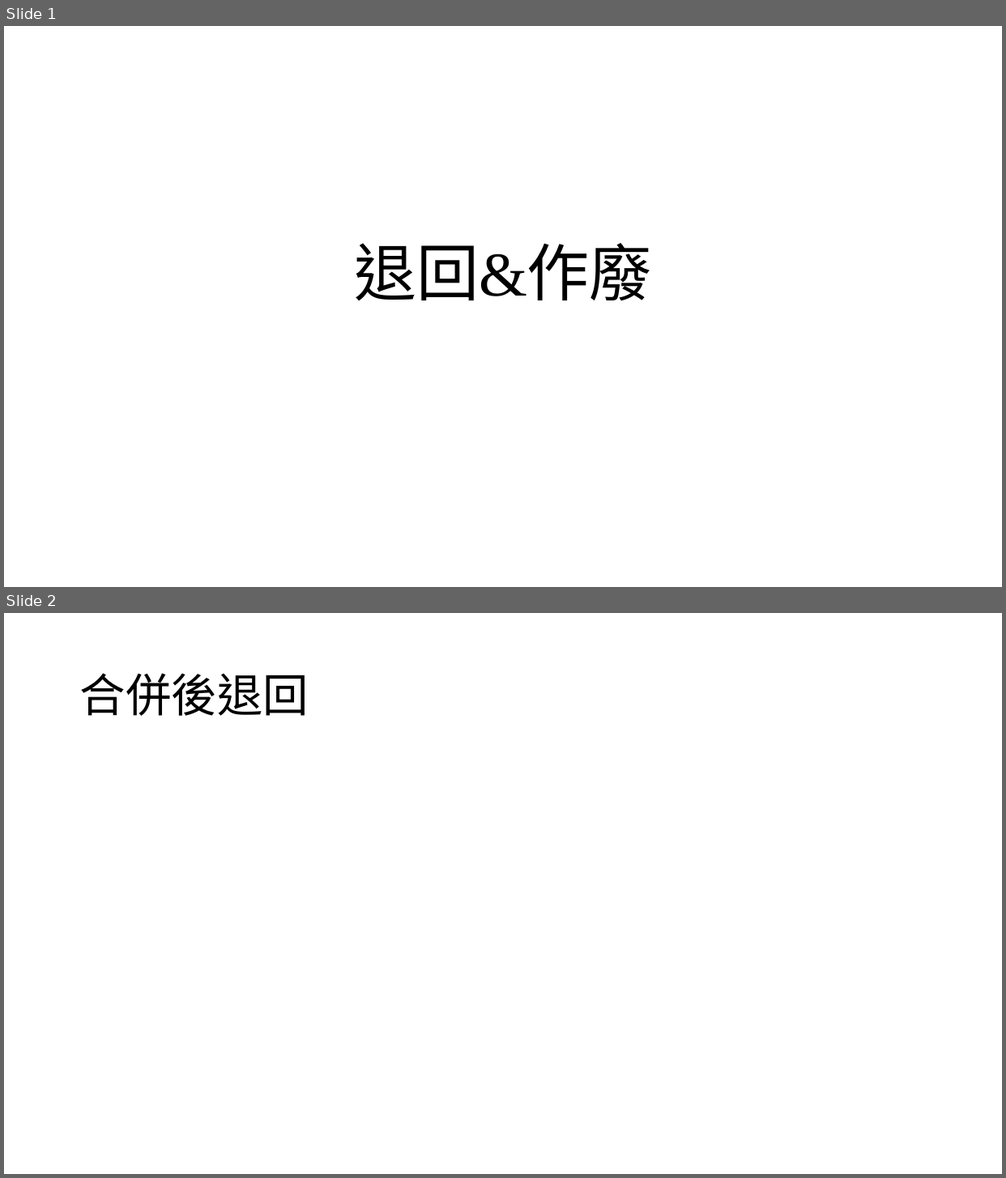
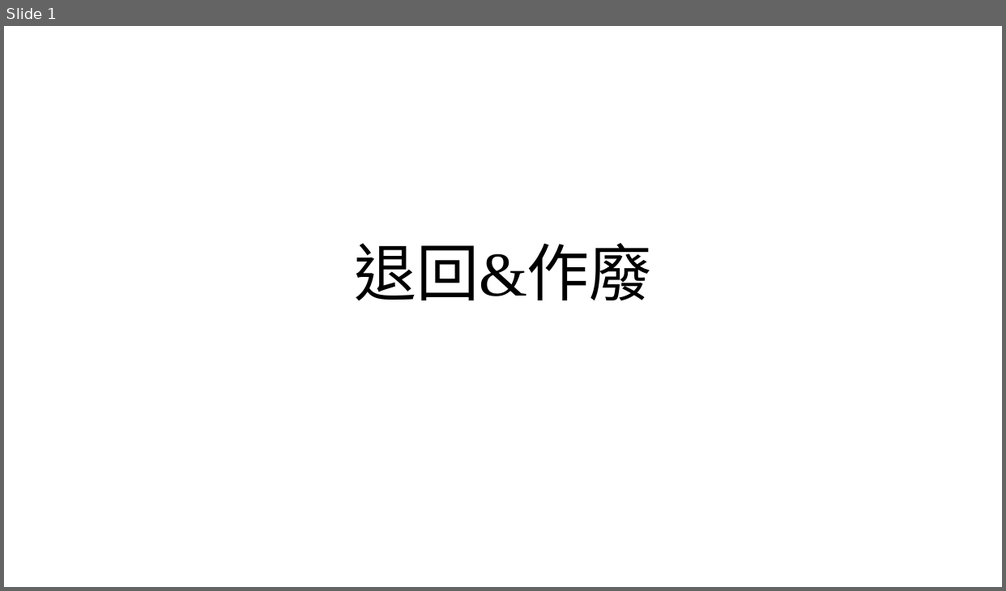
Before and after one commit to appletime81/cbp-sys-api, a slide deck: CBP專案/退回&作廢.pptx. Shown one above the other, each under a label of ours: slides 1 and 2 before the commit, slide 1 after it. The pictures are 1006x1178 and 1006x591 pixels, drawn with LibreOffice and Linux fonts; fonts in the diff are those of the drawing. Boxes give left, top, right and bottom in pixels: in the first picture for what was removed or moved away, otherwise in the second. Text is boxed around its words. In the diff, an @@ line names an element or a change of style, - is before the commit and + after.

```diff
--- a/CBP專案/退回&作廢.pptx
+++ b/CBP專案/退回&作廢.pptx
@@ slide 2 removed at (4,613,1002,1174), background #FFFFFF @@
@@ title removed at (80,673,309,716) @@
-合併後退回
```
Also in this commit, not shown: 4 slides added, 3 other files.
